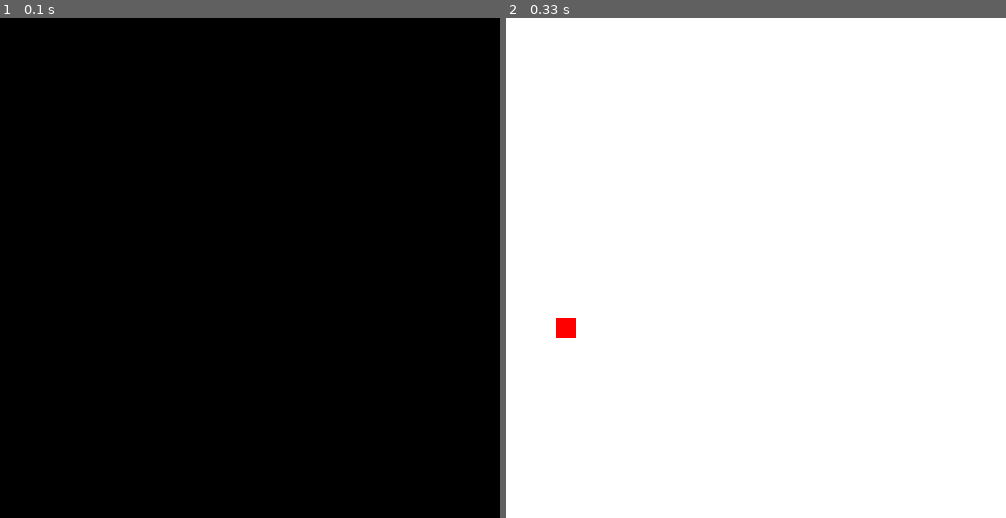
Above: before the commit, frames 1-2 (left to right).
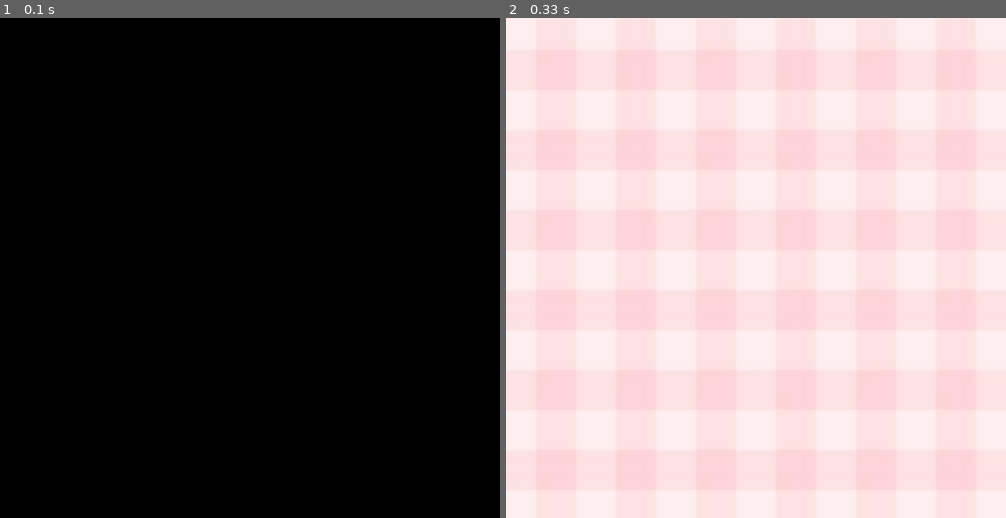
Above: after the commit, the same moments.

Repository: egwang/cookingmotion
Game: pygame game, started from sauteed meat.py
The game is run twice, just before and just after one commit, with the same random seed, the same clock (stepped at 60 frames per second) and the same inputs.
Inputs:
- Up to frame 1 (0.1 s): no input
- Up to frame 2 (0.33 s): no input

Frame 1 is identical in both runs. In frame 2, 73% of the frame differs, in the area x 0-100%, y 0-100%.

Commit message:
tenderize

Diff:
--- /dev/null
+++ b/LeapDeveloperKit_2.3.1+31549_mac/LeapSDK/lib/tenderize.py
@@ -0,0 +1,144 @@
+import pygame
+import Leap, sys, thread, time
+from Leap import CircleGesture, KeyTapGesture, ScreenTapGesture, SwipeGesture
+class PygameGame(object):
+
+    def init(self):
+        self.controller = Leap.Controller()
+        self.win = pygame.display.set_mode((500,500))
+        self.controller.enable_gesture(Leap.Gesture.TYPE_SWIPE)
+        self.dots = []
+        self.swipe = False
+        self.tenderize = 0
+        pass
+
+    def mousePressed(self, x, y):
+        pass
+
+    def mouseReleased(self, x, y):
+        pass
+
+    def mouseMotion(self, x, y):
+        pass
+
+    def mouseDrag(self, x, y):
+        pass
+
+    def keyPressed(self, keyCode, modifier):
+        pass
+
+    def keyReleased(self, keyCode, modifier):
+        pass
+
+    def timerFired(self, dt):
+        frame = self.controller.frame()
+
+        # for gesture in frame.gestures():
+        #     if gesture.type is Leap.Gesture.TYPE_SWIPE:
+        #         swipe = Leap.SwipeGesture(gesture)
+        #         if abs(swipe.direction[0]) < 0.5 and swipe.direction[1] < -0.9 and abs(swipe.direction[2] < 0.5):
+        #             print(swipe.speed)
+        #
+
+
+        pygame.draw.rect(self.win,(255,0,0),(100,300,100,100))
+        pygame.draw.rect(self.win,(255,0,0),(0,0,10+(5*self.tenderize),100))
+
+
+        for dot in self.dots:
+            pygame.draw.circle(self.win, (0,255,0), (int(dot[0]),int(dot[1])), 2)
+
+
+        for hand in frame.hands:
+            print(hand.palm_velocity)
+            normalized = frame.interaction_box.normalize_point(hand.palm_position, True)
+            currentX = normalized[0]*500
+            currentY = 500-normalized[1]*500
+            currentZ = normalized[2]*200
+            if currentX + currentZ / 2 < 200 and currentY < 400 and currentX + currentZ / 2 > 100 and currentY > 300 and not self.swipe:
+                if hand.palm_velocity[1] < -400:
+                    self.swipe = True
+                    for i in range(3):
+                        for j in range(3):
+                            self.dots.append(((currentX + currentZ / 2)+i*5,currentY+j*5))
+                    self.tenderize += abs(hand.palm_velocity[1]/80)
+
+            if hand.palm_velocity[1] > 0:
+                self.swipe = False
+            if hand.grab_strength > 0.5:
+                color = (200,200,0)
+            else:
+                color = (200,200,200)
+            normalized = frame.interaction_box.normalize_point(hand.palm_position, True)
+            pygame.draw.rect(self.win,color,(int(normalized[0]*500),500-int(normalized[1]*500),25 + normalized[2]*70,25 + normalized[2]*70))
+        pygame.display.update()
+            #print(normalized[0]*500)
+
+
+
+
+        pass
+
+    def redrawAll(self, screen):
+        pass
+
+    def isKeyPressed(self, key):
+        ''' return whether a specific key is being held '''
+        return self._keys.get(key, False)
+
+    def __init__(self, width=600, height=400, fps=50, title="112 Pygame Game"):
+        self.width = width
+        self.height = height
+        self.fps = fps
+        self.title = title
+        self.bgColor = (255, 255, 255)
+        pygame.init()
+
+    def run(self):
+
+        clock = pygame.time.Clock()
+        screen = pygame.display.set_mode((self.width, self.height))
+        # set the title of the window
+        pygame.display.set_caption(self.title)
+
+        # stores all the keys currently being held down
+        self._keys = dict()
+
+        # call game-specific initialization
+        self.init()
+        playing = True
+        while playing:
+            time = clock.tick(self.fps)
+            self.timerFired(time)
+            for event in pygame.event.get():
+                if event.type == pygame.MOUSEBUTTONDOWN and event.button == 1:
+                    self.mousePressed(*(event.pos))
+                elif event.type == pygame.MOUSEBUTTONUP and event.button == 1:
+                    self.mouseReleased(*(event.pos))
+                elif (event.type == pygame.MOUSEMOTION and
+                      event.buttons == (0, 0, 0)):
+                    self.mouseMotion(*(event.pos))
+                elif (event.type == pygame.MOUSEMOTION and
+                      event.buttons[0] == 1):
+                    self.mouseDrag(*(event.pos))
+                elif event.type == pygame.KEYDOWN:
+                    self._keys[event.key] = True
+                    self.keyPressed(event.key, event.mod)
+                elif event.type == pygame.KEYUP:
+                    self._keys[event.key] = False
+                    self.keyReleased(event.key, event.mod)
+                elif event.type == pygame.QUIT:
+                    playing = False
+            screen.fill(self.bgColor)
+            self.redrawAll(screen)
+            pygame.display.flip()
+
+        pygame.quit()
+
+
+def main():
+    game = PygameGame()
+    game.run()
+
+if __name__ == '__main__':
+    main()
--- a/sauteed meat.py
+++ b/sauteed meat.py
@@ -16,12 +16,17 @@
 isJump = False
 jumpCount = 10 # how much we want the sprite to jump
 
+
+
 def redrawWindow(): #keeps redraw separate for good style
     win.fill((255,255,255))
     #win is where the rect is drawn onto
     #pygame takes in RGB Values
     #rectangles take in 4 values (x, y, width and height)
     pygame.draw.rect(win, (255,0,0), (x,y, width,height))
+    image = pygame.image.load("background.png")
+    pygame.transform.scale(image,(500,500))
+    win.blit(image, (0,0))
     pygame.display.update() #must update for the dispaly to show the rect
 
 
Binary file added: background.png
Not shown, changed: .DS_Store
Not shown, changed: LeapDeveloperKit_2.3.1+31549_mac/.DS_Store
Not shown, changed: LeapDeveloperKit_2.3.1+31549_mac/LeapSDK/.DS_Store
Not shown, changed: LeapDeveloperKit_2.3.1+31549_mac/LeapSDK/lib/.DS_Store
